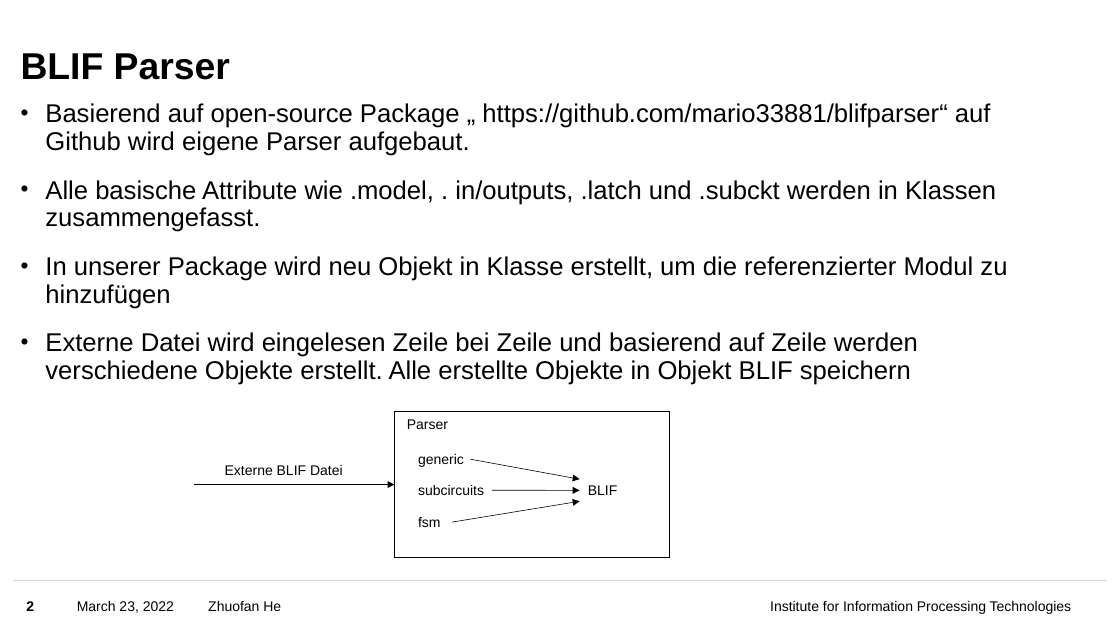
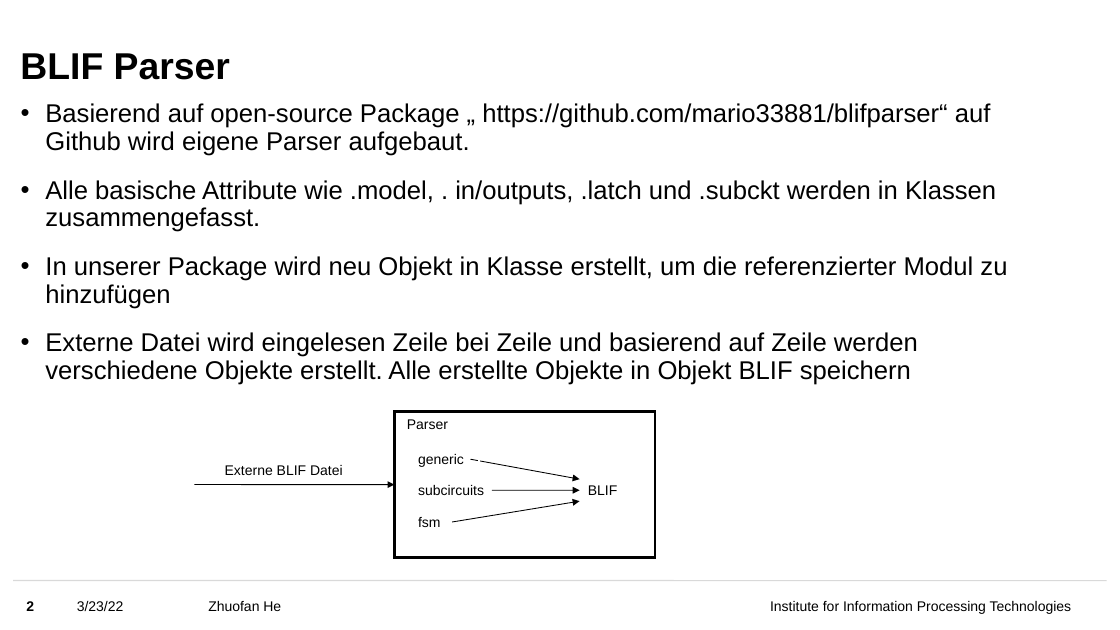
Before and after one commit to feedingmasterHE/MA_Process, a slide deck: slide 2 of 3.08 - 3.23/Zusammenfassung.pptx. Drawn at 1120x630 pixels with LibreOffice and Linux fonts; fonts in the diff are those of the drawing; background and template pictures are left out. Boxes give left, top, right and bottom in pixels: in the first picture for what was removed or moved away, otherwise in the second. Text is boxed around its words. In the diff, an @@ line names an element or a change of style, - is before the commit and + after.

```diff
--- a/3.08 - 3.23/Zusammenfassung.pptx
+++ b/3.08 - 3.23/Zusammenfassung.pptx
@@ rectangle: place and size @@
-rectangle at (395,412,670,558)
+rectangle at (395,412,655,558)
@@ rectangle at (395,412,655,558): outline #000000 1 pt to #000000 2 pt @@
@@ outline #FFFFFF 1 pt to #FFFFFF 2 pt in 3 elements at (410,449,480,470), (410,512,471,533), (217,460,386,481) @@
@@ arrow removed from (471, 460) to (580, 479) @@
@@ freeform shape added at (471,460,580,480), outline #000000 0.75 pt @@
@@ arrow removed from (452, 523) to (580, 502) @@
@@ freeform shape added at (452,502,580,523), outline #000000 0.75 pt @@
@@ text at (77,601,124,611): text changed @@
-March 23, 2022
+3/23/22
```
Also in this commit, not shown: 3 other slides changed, 9 other files.
